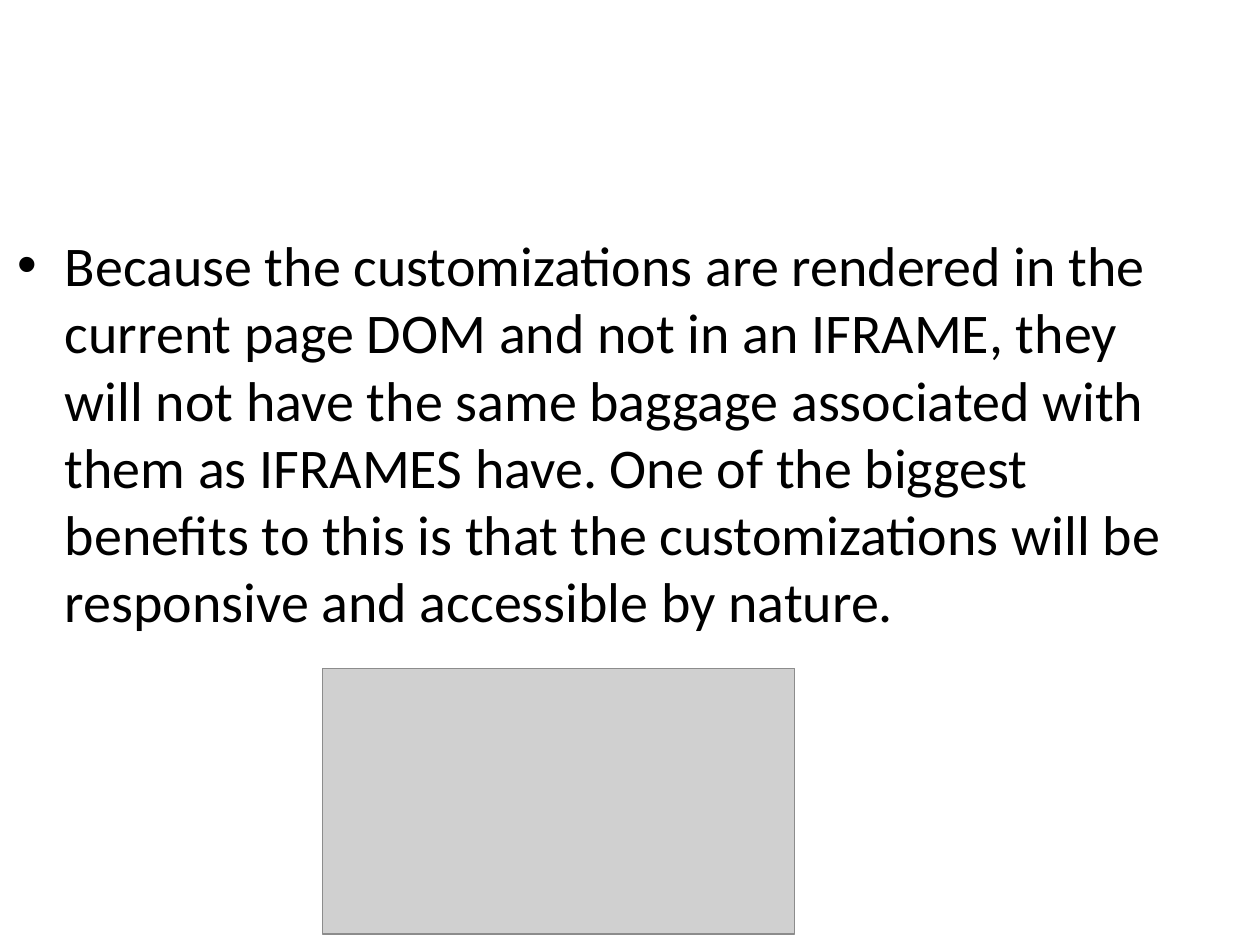
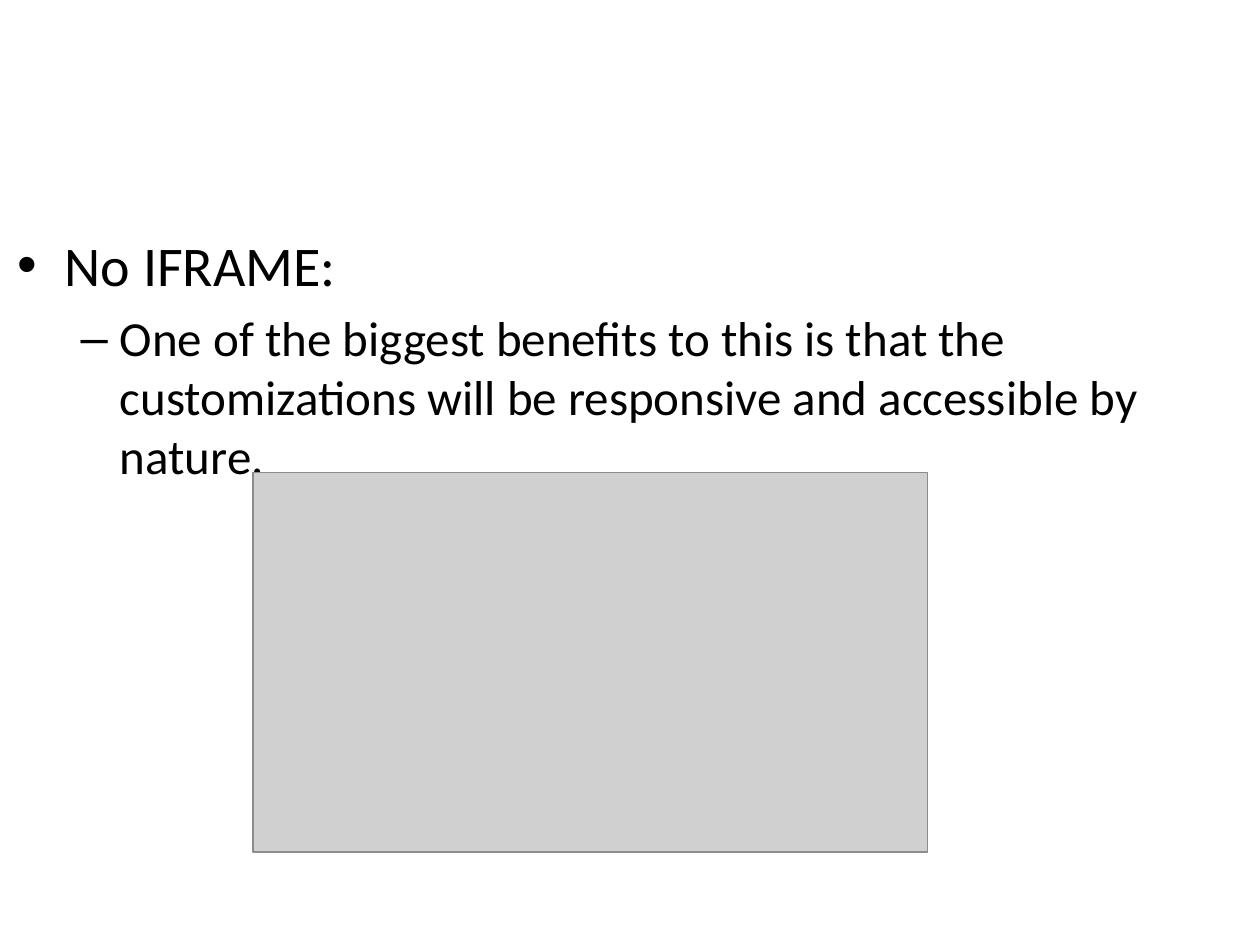
Before and after one commit to rostojic/MeetUp-Kg-Sept2017, a slide deck: slide 9 of CT-ShrePoint FrameWork - Tarabica 2017 - Main.pptx (slide 10 before the commit). Drawn at 1260x945 pixels with LibreOffice and Linux fonts; fonts in the diff are those of the drawing; grey boxes stand for pictures; background and template pictures are left out. Boxes give left, top, right and bottom in pixels: in the first picture for what was removed or moved away, otherwise in the second. Text is boxed around its words. In the diff, an @@ line names an element or a change of style, - is before the commit and + after.

```diff
--- a/CT-ShrePoint FrameWork - Tarabica 2017 - Main.pptx
+++ b/CT-ShrePoint FrameWork - Tarabica 2017 - Main.pptx
@@ text at box(65, 250, 1138, 486): text changed; size 32 to 28 pt @@
-• Because the customizations are rendered in the current page DOM and not in an IFRAME, they will not have the same baggage associated with them as IFRAMES have. One of the biggest benefits to this is that the customizations will be responsive and accessible by nature.
+• No IFRAME:
+  – One of the biggest benefits to this is that the customizations will be responsive and accessible by nature.
@@ picture: place and size @@
-picture at box(323, 668, 795, 934)
+picture at box(253, 472, 927, 852)
```
Also in this commit, not shown: 9 other slides changed, 2 slides removed, 23 other files.
